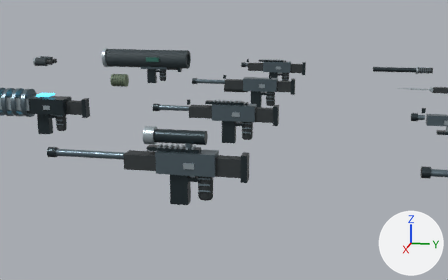
Two versions of the glTF model assets/dc019-equipment.glb, one commit apart.
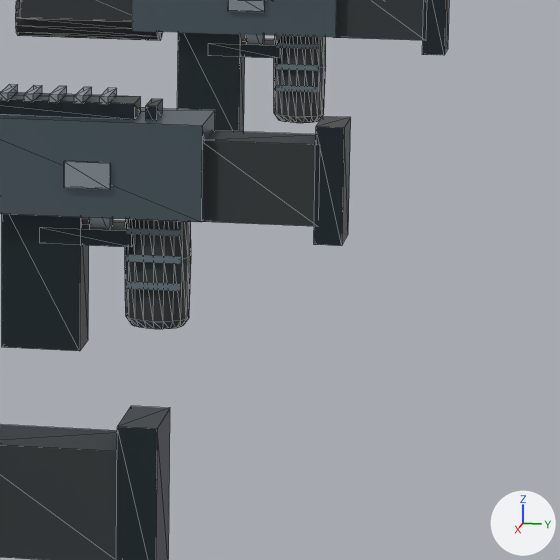
There are two pictures of each version: one from a 50 mm lens placed at (7.05, -0.737, 0.877), pointed at (2.731, -1.6, -0.203), one close up on the part from 49% to 70% of the width and 31% to 63% of the height. Lighting does not change. The marker at lower right points along +X, +Y and +Z. The first two pictures are the older version. The close-ups show mesh edges as thin lines. Where no turn or scale is listed for an object, it has been applied to the vertices. Vertices at exactly the same position are counted once.

The older version as bpy lines, for what is in view:
```python
me_rifle_part2 = bpy.data.meshes.new('rifle_part2')
me_rifle_part2.from_pydata(...)  # 80 vertices, 120 faces; spans x -0.056..0.056, y -0.23..-0.032, z -0.087..0.083
me_rifle_part2.materials.append(mat_3_2)  # light grey #afbdc4
me_rifle_part3 = bpy.data.meshes.new('rifle_part3')
me_rifle_part3.from_pydata(...)  # 104 vertices, 188 faces; spans x -0.034..0.034, y -0.689..0.238, z -0.095..0.079
me_rifle_part3.materials.append(mat_3_0)  # greyish blue #354045
me_rifle_part5 = bpy.data.meshes.new('rifle_part5')
me_rifle_part5.from_pydata(...)  # a box spanning x -0.032..0.032, y 0.07..0.21, z -0.06..0.036; a box spanning x -0.045..0.045, y -0.41..-0.21, z -0.045..0.035
me_rifle_part5.materials.append(mat_4_1)  # dark grey #303739
ob_rifle_part2 = bpy.data.objects.new('rifle_part2', me_rifle_part2)
ob_rifle_part2.location = (2.7, -1.45, 0.0)
ob_rifle_part3 = bpy.data.objects.new('rifle_part3', me_rifle_part3)
ob_rifle_part3.location = (2.7, -1.45, 0.0)
ob_rifle_part5 = bpy.data.objects.new('rifle_part5', me_rifle_part5)
ob_rifle_part5.location = (2.7, -1.45, 0.0)
# also in view: 'shotgun_part3' at (1.35, -1.695, -0.073); 'shotgun_part1' at (1.35, -1.434, -0.11); 'rifle_part6' at (2.7, -1.434, -0.108); 'shotgun_part4' at (1.35, -1.555, -0.021); 'rifle_part1' at (2.7, -1.434, -0.11)
```
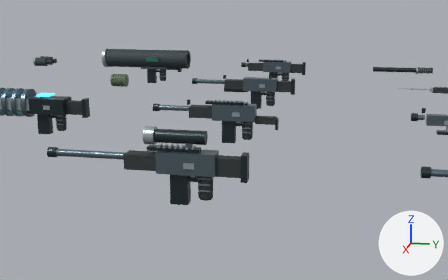
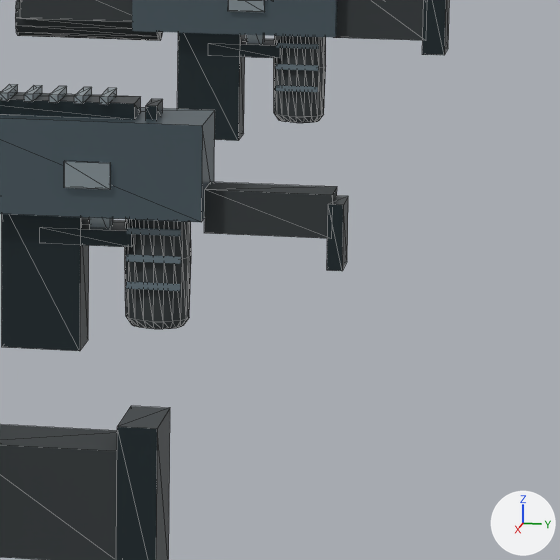
Pixel boxes [x1, y1, x2, y2] of what changed, in the close-ups (560 x 560 px; the box of a moved part takes in the faces that stretch with it):
'rifle_part5', reshaped
    before: [202, 130, 316, 226]
    after: [204, 182, 337, 238]
'rifle_part3', reshaped
    before: [0, 92, 351, 247]
    after: [0, 92, 348, 271]
part 1 of me_rifle_part3, moved or reshaped
    before: [314, 116, 351, 246]
    after: [327, 196, 348, 271]

What the commit changed:
me_rifle_part3 is used by ob_rifle_part3; location (2.7, -1.45, 0.0).
me_rifle_part3 had 104 vertices, 188 faces and spanned x -0.034..0.034, y -0.689..0.238, z -0.095..0.079.
me_rifle_part3 now has 104 vertices, 188 faces and spans x -0.03..0.03, y -0.689..0.238, z -0.114..0.079.
me_rifle_part3 part 1: the loose piece of 8 vertices spanning x -0.034..0.034, y 0.206..0.238, z -0.082..0.058 is scaled about its middle by (0.765, 0.545, 0.564), then moved by (0.0, 0.008, -0.062).
me_rifle_part5 is used by ob_rifle_part5; location (2.7, -1.45, 0.0).
me_rifle_part5 had 16 vertices, 24 faces and spanned x -0.045..0.045, y -0.41..0.21, z -0.06..0.036.
me_rifle_part5 now has 16 vertices, 24 faces and spans x -0.045..0.045, y -0.41..0.225, z -0.076..0.035.
me_rifle_part5 part 2: the loose piece of 8 vertices spanning x -0.032..0.032, y 0.07..0.21, z -0.06..0.036 is scaled about its middle by (0.75, 1.07, 0.536), then moved by (0.0, 0.01, -0.038).
